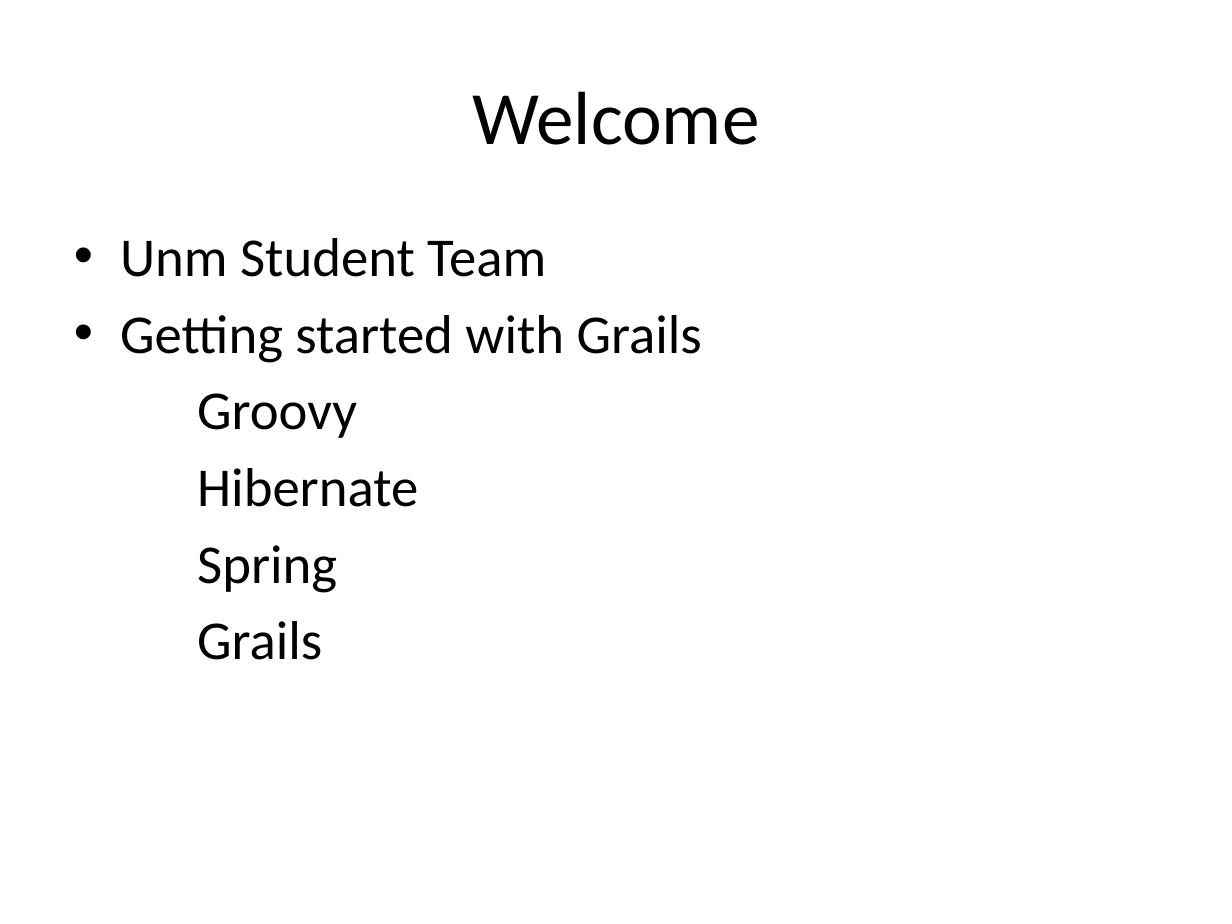
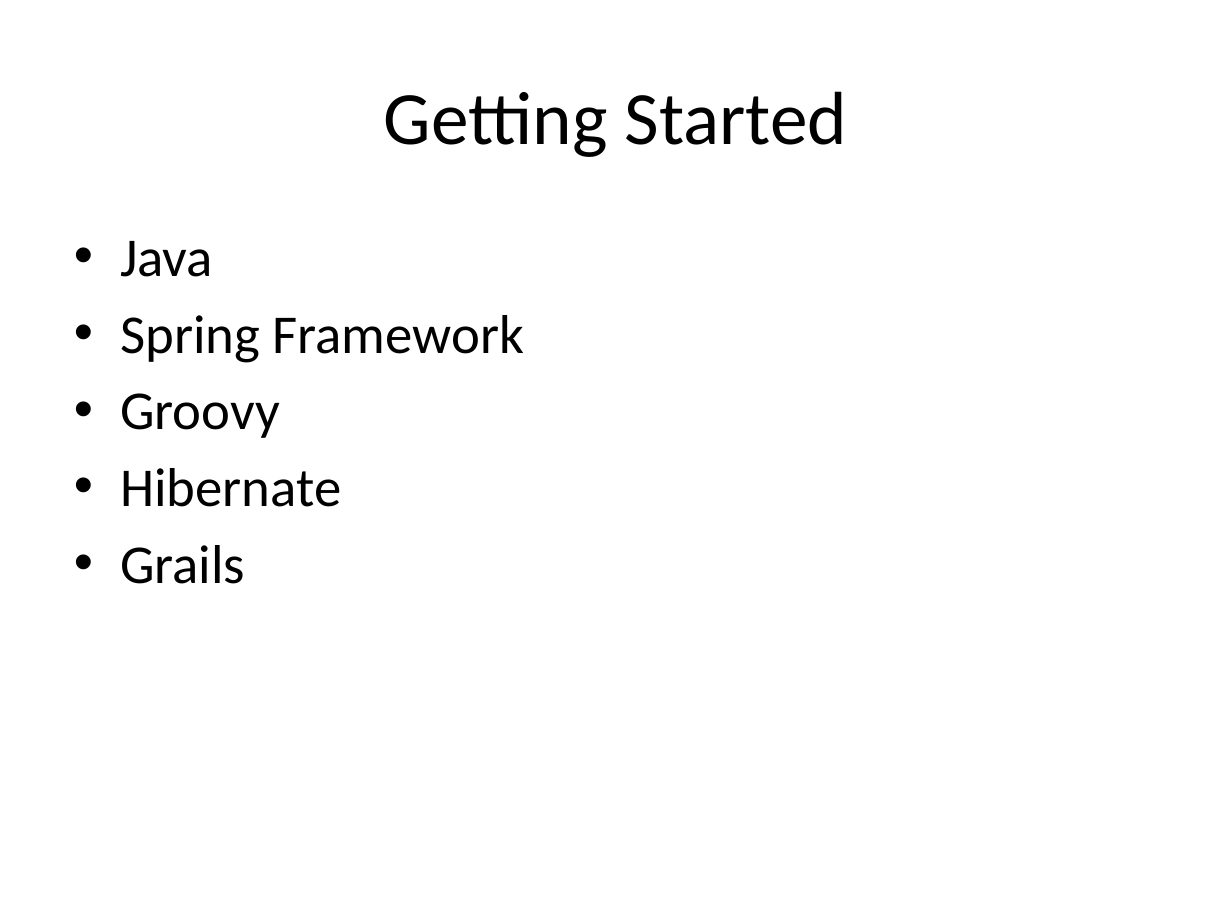
Before and after one commit to unm-sis/SpridenSearch, a slide deck: slide 4 of docs/GGpresentation.pptx (slide 2 before the commit). Drawn at 1232x924 pixels with LibreOffice and Linux fonts; fonts in the diff are those of the drawing; background and template pictures are left out. Boxes give left, top, right and bottom in pixels: in the first picture for what was removed or moved away, otherwise in the second. Text is boxed around its words. In the diff, an @@ line names an element or a change of style, - is before the commit and + after.

```diff
--- a/docs/GGpresentation.pptx
+++ b/docs/GGpresentation.pptx
@@ title at box(384, 91, 848, 157): text changed @@
-Welcome
+Getting Started
@@ text at box(120, 241, 524, 363): text changed @@
-• Unm Student Team
-• Getting started with Grails
+• Java
+• Spring Framework
@@ text at box(120, 393, 341, 584): bullet none to • @@
@@ text at box(197, 545, 337, 593): paragraph removed @@
-Spring
```
Also in this commit, not shown: 7 other slides changed, 12 slides added.
